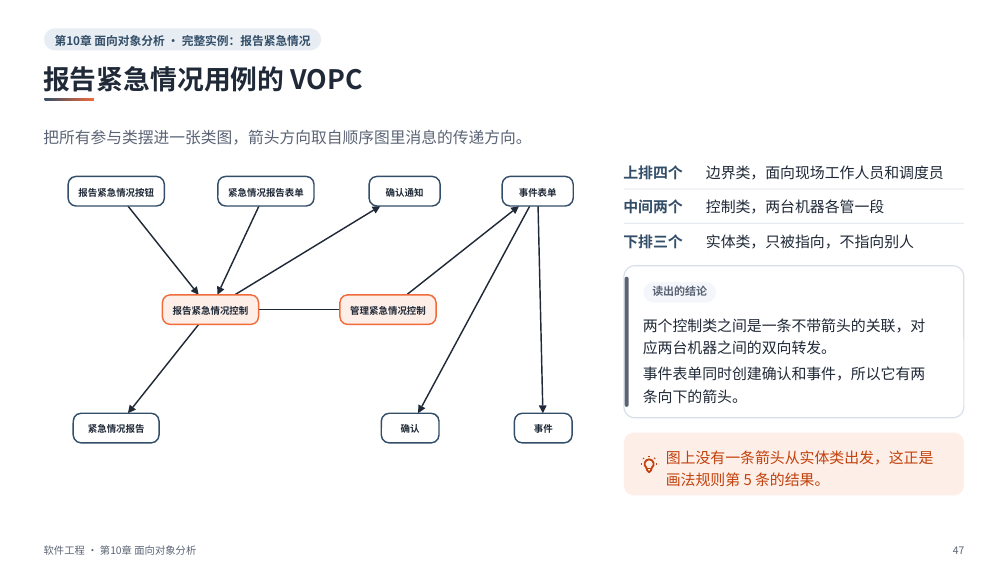
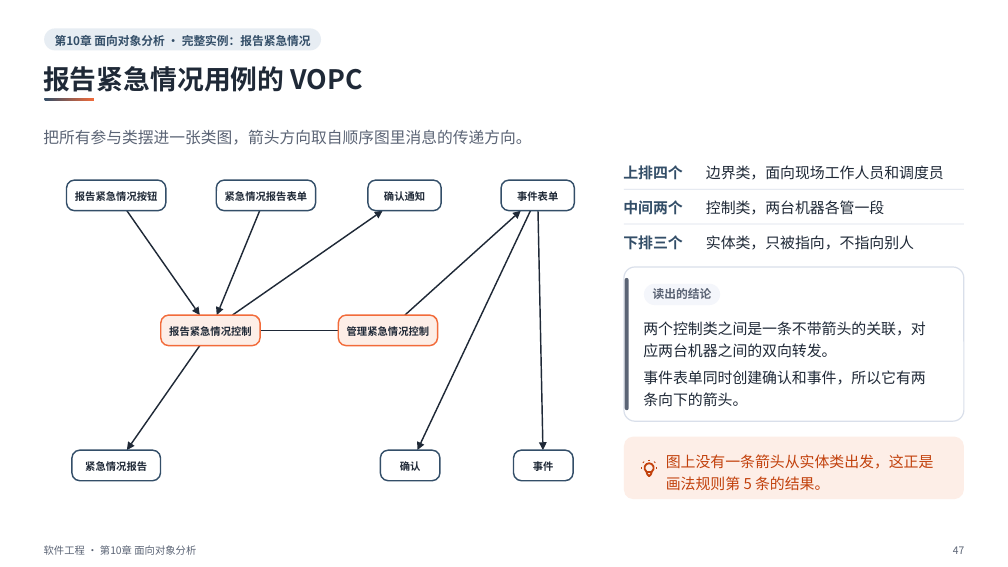
Before and after one commit to sweetcornna/JLU-remake, a slide deck: slide 47 of 大三上/软件工程/重制版PPT/第10章 面向对象分析（重制版）.pptx. Drawn at 1008x567 pixels with LibreOffice and Linux fonts; fonts in the diff are those of the drawing. Boxes give left, top, right and bottom in pixels: in the first picture for what was removed or moved away, otherwise in the second. Text is boxed around its words. In the diff, an @@ line names an element or a change of style, - is before the commit and + after.

```diff
--- a/大三上/软件工程/重制版PPT/第10章 面向对象分析（重制版）.pptx
+++ b/大三上/软件工程/重制版PPT/第10章 面向对象分析（重制版）.pptx
@@ freeform shape resized from (x1=128, y1=206, x2=194, y2=289) to (x1=127, y1=211, x2=196, y2=309) @@
@@ freeform shape resized from (x1=221, y1=206, x2=259, y2=288) to (x1=220, y1=211, x2=260, y2=309) @@
@@ freeform shape resized from (x1=235, y1=210, x2=374, y2=295) to (x1=233, y1=216, x2=377, y2=315) @@
@@ 5 rounded rectangles, 4 freeform shapes, 2 texts moved together from (x1=68, y1=176, x2=964, y2=495) to (x1=67, y1=180, x2=964, y2=500) @@
@@ freeform shape resized from (x1=407, y1=211, x2=513, y2=295) to (x1=405, y1=216, x2=516, y2=315) @@
@@ freeform shape resized from (x1=422, y1=206, x2=530, y2=407) to (x1=421, y1=211, x2=531, y2=443) @@
@@ freeform shape moved from (x1=510, y1=206, x2=519, y2=215) to (x1=513, y1=211, x2=521, y2=219) @@
@@ freeform shape resized from (x1=538, y1=206, x2=543, y2=406) to (x1=538, y1=211, x2=543, y2=442) @@
@@ rounded rectangle moved from (x1=624, y1=265, x2=964, y2=417) to (x1=624, y1=267, x2=964, y2=421) @@
@@ rounded rectangle moved from (x1=625, y1=277, x2=628, y2=407) to (x1=625, y1=278, x2=628, y2=411) @@
@@ rounded rectangle resized from (x1=644, y1=282, x2=716, y2=302) to (x1=644, y1=284, x2=721, y2=305) @@
@@ text "读出的结论" at (x1=653, y1=288, x2=712, y2=299): size 10.5 to 11.2 pt @@
@@ text "报告紧急情况控制" moved from (x1=173, y1=304, x2=249, y2=317) to (x1=169, y1=325, x2=252, y2=339) @@
@@ 3 freeform shapes, 2 rounded rectangles moved together from (x1=163, y1=286, x2=436, y2=324) to (x1=161, y1=306, x2=437, y2=346) @@
@@ text "管理紧急情况控制" moved from (x1=350, y1=304, x2=426, y2=317) to (x1=347, y1=325, x2=430, y2=339) @@
@@ freeform shape resized from (x1=133, y1=324, x2=199, y2=407) to (x1=132, y1=346, x2=200, y2=444) @@
@@ 3 freeform shapes, 3 rounded rectangles moved together from (x1=73, y1=405, x2=572, y2=443) to (x1=72, y1=442, x2=573, y2=480) @@
@@ size 9 to 9.8 pt in 9 elements at (x1=75, y1=190, x2=158, y2=204), (x1=384, y1=190, x2=425, y2=204), (x1=517, y1=191, x2=558, y2=201), (x1=225, y1=190, x2=308, y2=204), (x1=169, y1=325, x2=252, y2=339), (x1=347, y1=325, x2=430, y2=339), (x1=400, y1=461, x2=421, y2=471), (x1=533, y1=461, x2=554, y2=471), (x1=85, y1=460, x2=147, y2=474) @@
@@ text "紧急情况报告" moved from (x1=88, y1=423, x2=145, y2=436) to (x1=85, y1=460, x2=147, y2=474) @@
@@ text "确认" moved from (x1=401, y1=424, x2=420, y2=433) to (x1=400, y1=461, x2=421, y2=471) @@
@@ proportions changed in 10 elements at (x1=624, y1=267, x2=964, y2=421), (x1=67, y1=180, x2=166, y2=210), (x1=216, y1=180, x2=315, y2=210), (x1=368, y1=180, x2=442, y2=210), (x1=501, y1=180, x2=575, y2=210), (x1=161, y1=315, x2=260, y2=346), (x1=338, y1=315, x2=437, y2=346), (x1=72, y1=450, x2=160, y2=480), (x1=380, y1=450, x2=440, y2=480), (x1=513, y1=450, x2=573, y2=480) @@
@@ text "事件" moved from (x1=534, y1=424, x2=553, y2=433) to (x1=533, y1=461, x2=554, y2=471) @@
```
Also in this commit, not shown: 28 other slides changed, 4 other files.
